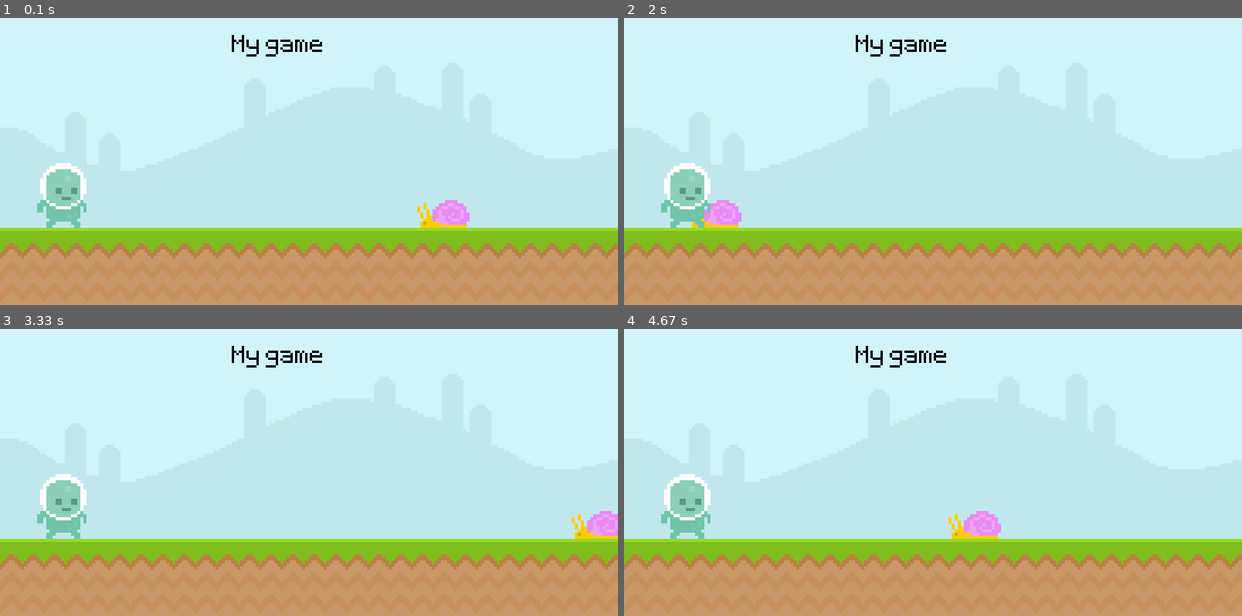
Above: before the commit, frames 1-4 (two rows, left to right).
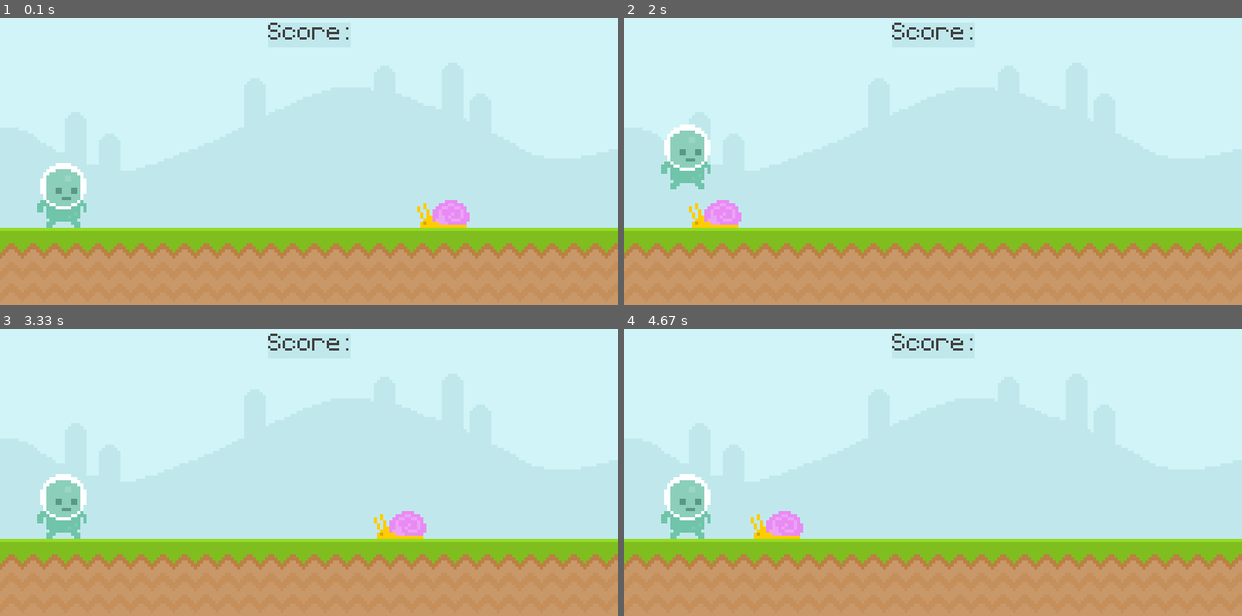
Above: after the commit, the same moments.

Repository: SzymonK1306/Pygame-project
Game: pygame game, started from main.py
Two runs of this game, one before a commit and one after it. Both use one fixed random seed, a clock stepped at 60 frames per second and the inputs below.
Inputs (mouse positions are in pixels of both pictures, inside the frame that each line leads up to):
- Up to frame 1 (0.1 s): no input
- Up to frame 2 (2 s): press the mouse at (685, 195) at 0.37 s; move the mouse to (797, 129) at 0.47 s; release the mouse at (908, 66) at 0.6 s; click (685, 195) at 1.72 s
- Up to frame 3 (3.33 s): press the mouse at (61, 506) at 2.03 s; move the mouse to (247, 438) at 2.13 s; release the mouse at (432, 372) at 2.27 s; click (61, 506) at 2.88 s; click (543, 349) at 3.22 s
- Up to frame 4 (4.67 s): click (685, 506) at 4.05 s; click (988, 374) at 4.38 s

The runs differ from the first frame. In frame 1, 0.5% of the frame differs, in the area x 37-57%, y 1-14%; in frame 2, 2.8%, in the area x 6-57%, y 1-74%; in frame 3, 1.7%; in frame 4, 1.7%.

Commit message:
change score background color, change font color, simple colision

Diff:
--- a/main.py
+++ b/main.py
@@ -11,7 +11,8 @@
 
 ground_surf = pygame.image.load("images/ground.png").convert()
 
-text_surf = font.render("My game", False, "Black")
+score_surf = font.render("Score:", False, (64, 64, 64))
+score_rect = score_surf.get_rect(center=(400, 50))
 
 snail_surf = pygame.image.load("images/snail/snail1.png").convert_alpha()
 snail_rect = snail_surf.get_rect(midbottom=(600, 300))
@@ -26,10 +27,16 @@
         if event.type == pygame.QUIT:
             pygame.quit()
             exit()      # closing program without the error
+        if event.type == pygame.MOUSEMOTION:    # checking mouse collision
+            if player_rect.collidepoint(event.pos):
+                player_rect.bottom = 250
+            else:
+                player_rect.bottom = 300
 
     window.blit(sky_surf, (0, 0))
     window.blit(ground_surf, (0, 300))
-    window.blit(text_surf, (300, 50))
+    pygame.draw.rect(window, "#c0e8ec", score_rect)
+    window.blit(score_surf, score_rect)
 
     snail_rect.x -= 4
     if snail_rect.right < -100:
@@ -38,5 +45,7 @@
     window.blit(snail_surf, snail_rect)
     window.blit(player_surf, player_rect)
 
+    if player_rect.colliderect(snail_rect):     # return 1 when is a collision
+        snail_rect.left = 800
     pygame.display.update()
     clock.tick(60)      # maximum frame rate
